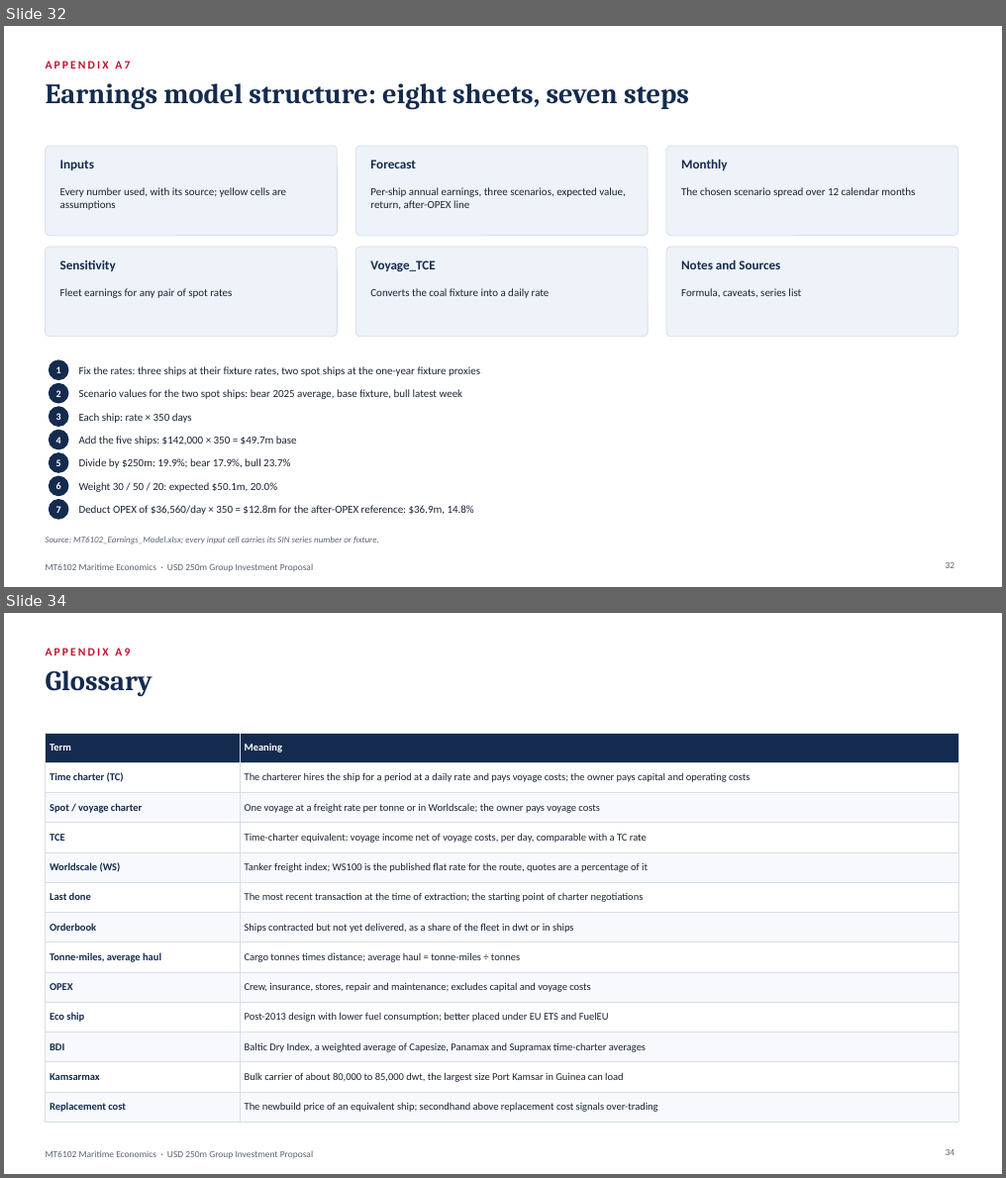
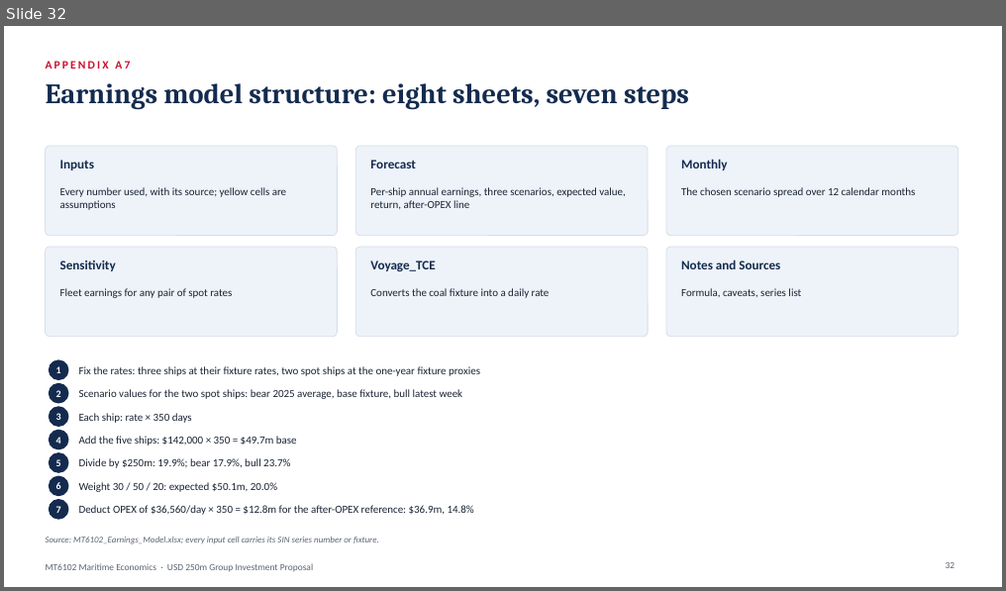
Before and after one commit to zhanmingliu2025-max/MT6102, a slide deck: MT6102_Group_Presentation.pptx. Shown one above the other, each under a label of ours: slides 32 and 34 before the commit, slide 32 after it; the slides between them are not shown. The pictures are 1006x1178 and 1006x591 pixels, drawn with LibreOffice and Linux fonts; fonts in the diff are those of the drawing. Boxes give left, top, right and bottom in pixels: in the first picture for what was removed or moved away, otherwise in the second. Text is boxed around its words. In the diff, an @@ line names an element or a change of style, - is before the commit and + after.

```diff
--- a/MT6102_Group_Presentation.pptx
+++ b/MT6102_Group_Presentation.pptx
@@ slide 34 removed at bbox=[4, 613, 1002, 1174], background #FFFFFF; not listed: 1 template element that a slide beside it also shows @@
@@ text removed at bbox=[46, 648, 130, 656] @@
-APPENDIX A9
@@ text removed at bbox=[46, 670, 152, 696] @@
-Glossary
@@ table removed at bbox=[46, 733, 958, 1116], 13 rows, 2 columns @@
-Term | Meaning
-Time charter (TC) | The charterer hires the ship for a period at a daily rate and pays voyage costs; the owner pays capital and operating costs
-Spot / voyage charter | One voyage at a freight rate per tonne or in Worldscale; the owner pays voyage costs
-TCE | Time-charter equivalent: voyage income net of voyage costs, per day, comparable with a TC rate
-Worldscale (WS) | Tanker freight index; WS100 is the published flat rate for the route, quotes are a percentage of it
-Last done | The most recent transaction at the time of extraction; the starting point of charter negotiations
-Orderbook | Ships contracted but not yet delivered, as a share of the fleet in dwt or in ships
-Tonne-miles, average haul | Cargo tonnes times distance; average haul = tonne-miles ÷ tonnes
-OPEX | Crew, insurance, stores, repair and maintenance; excludes capital and voyage costs
-Eco ship | Post-2013 design with lower fuel consumption; better placed under EU ETS and FuelEU
-BDI | Baltic Dry Index, a weighted average of Capesize, Panamax and Supramax time-charter averages
-Kamsarmax | Bulk carrier of about 80,000 to 85,000 dwt, the largest size Port Kamsar in Guinea can load
-Replacement cost | The newbuild price of an equivalent ship; secondhand above replacement cost signals over-trading
@@ page number removed at bbox=[945, 1150, 955, 1156] @@
-34
```
Also in this commit, not shown: 23 slides changed, 1 other slide removed, 3 other files.
